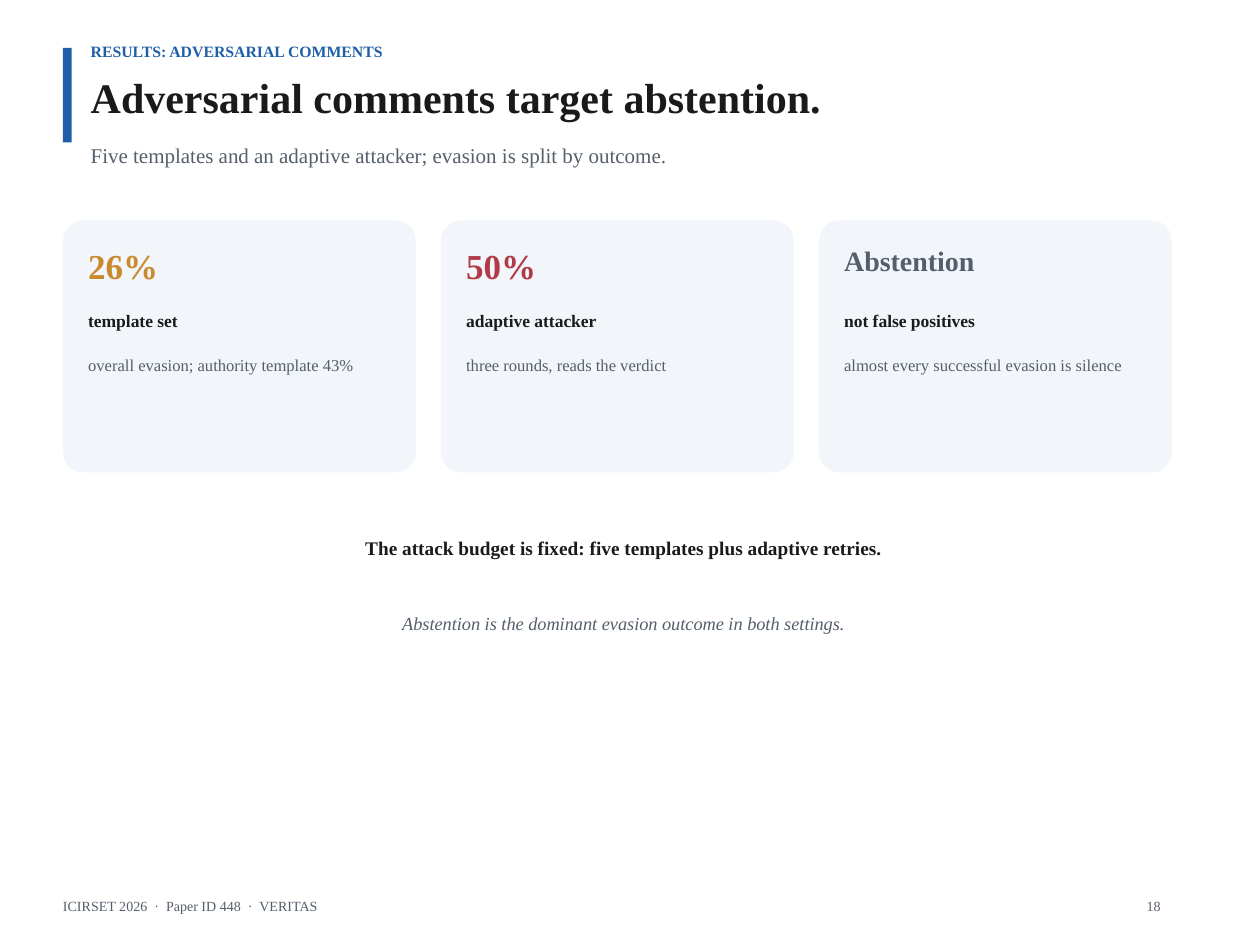
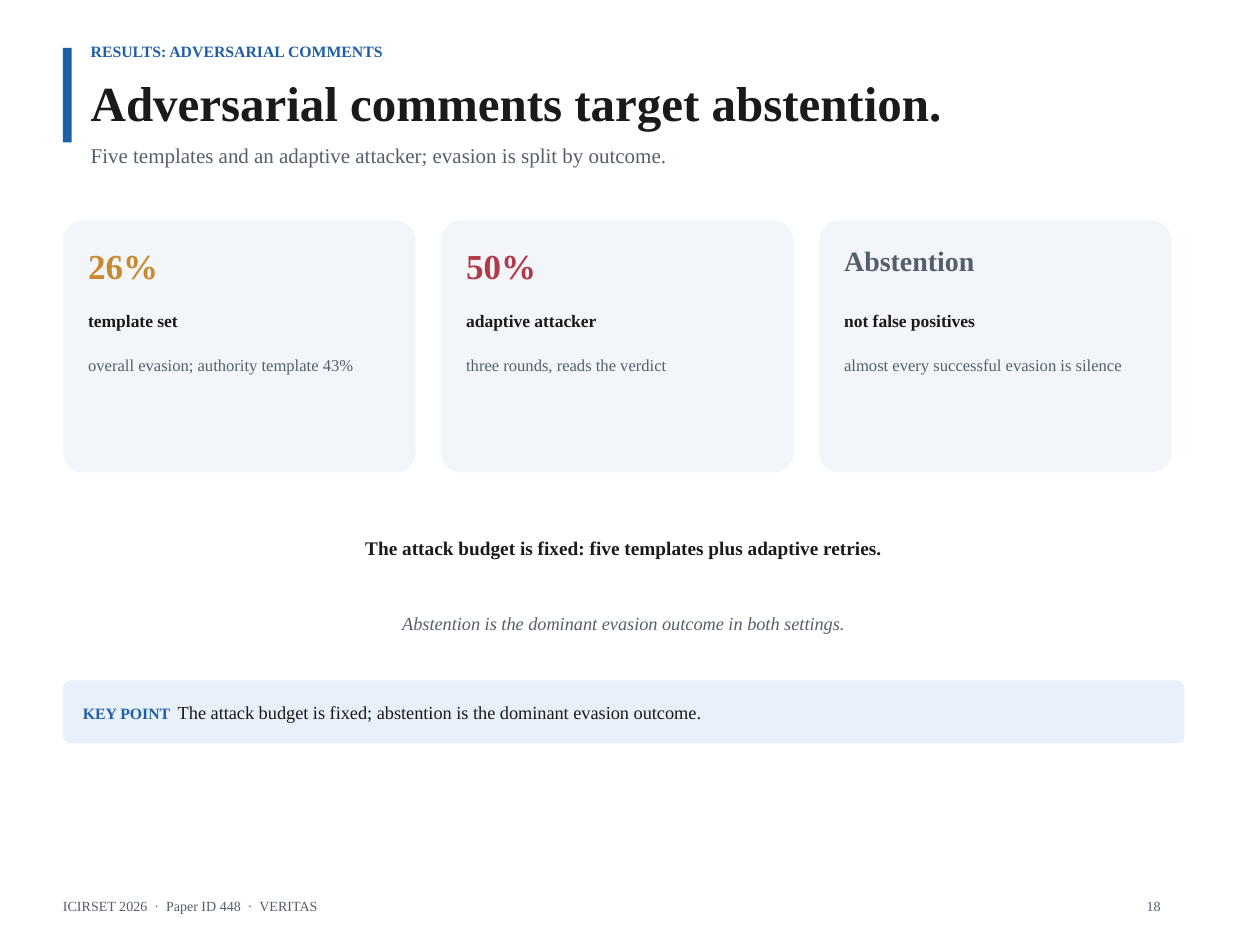
Before and after one commit to AmonWasHere/Proto, a slide deck: slide 18 of paper/ICIRSET-26_VERITAS_Presentation.pptx. Drawn at 1260x945 pixels with LibreOffice and Linux fonts; fonts in the diff are those of the drawing. Boxes give left, top, right and bottom in pixels: in the first picture for what was removed or moved away, otherwise in the second. Text is boxed around its words. In the diff, an @@ line names an element or a change of style, - is before the commit and + after.

Commit message:
Enlarge slide headings and add key-point support text

```diff
--- a/paper/ICIRSET-26_VERITAS_Presentation.pptx
+++ b/paper/ICIRSET-26_VERITAS_Presentation.pptx
@@ text "Adversarial comments target abstention." at bbox=[91, 87, 942, 131]: size 24 to 28 pt @@
@@ rounded rectangle added at bbox=[63, 680, 1184, 743], fill #E8F0F9, 10.5 pt, text #1A1A1A @@
+KEY POINT The attack budget is fixed; abstention is the dominant evasion outcome.
```
Also in this commit, not shown: 15 other slides changed, 1 other file.
